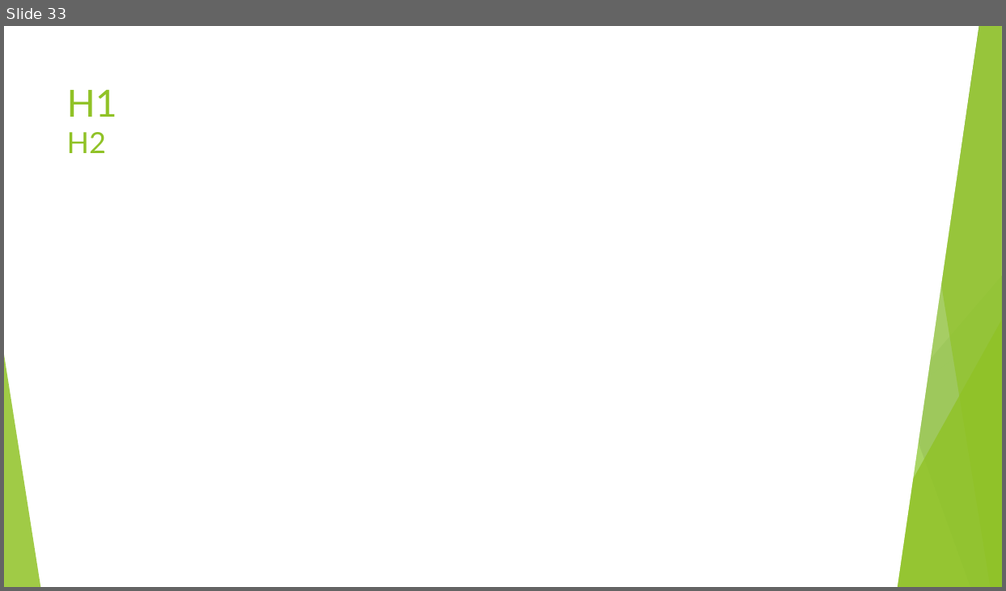
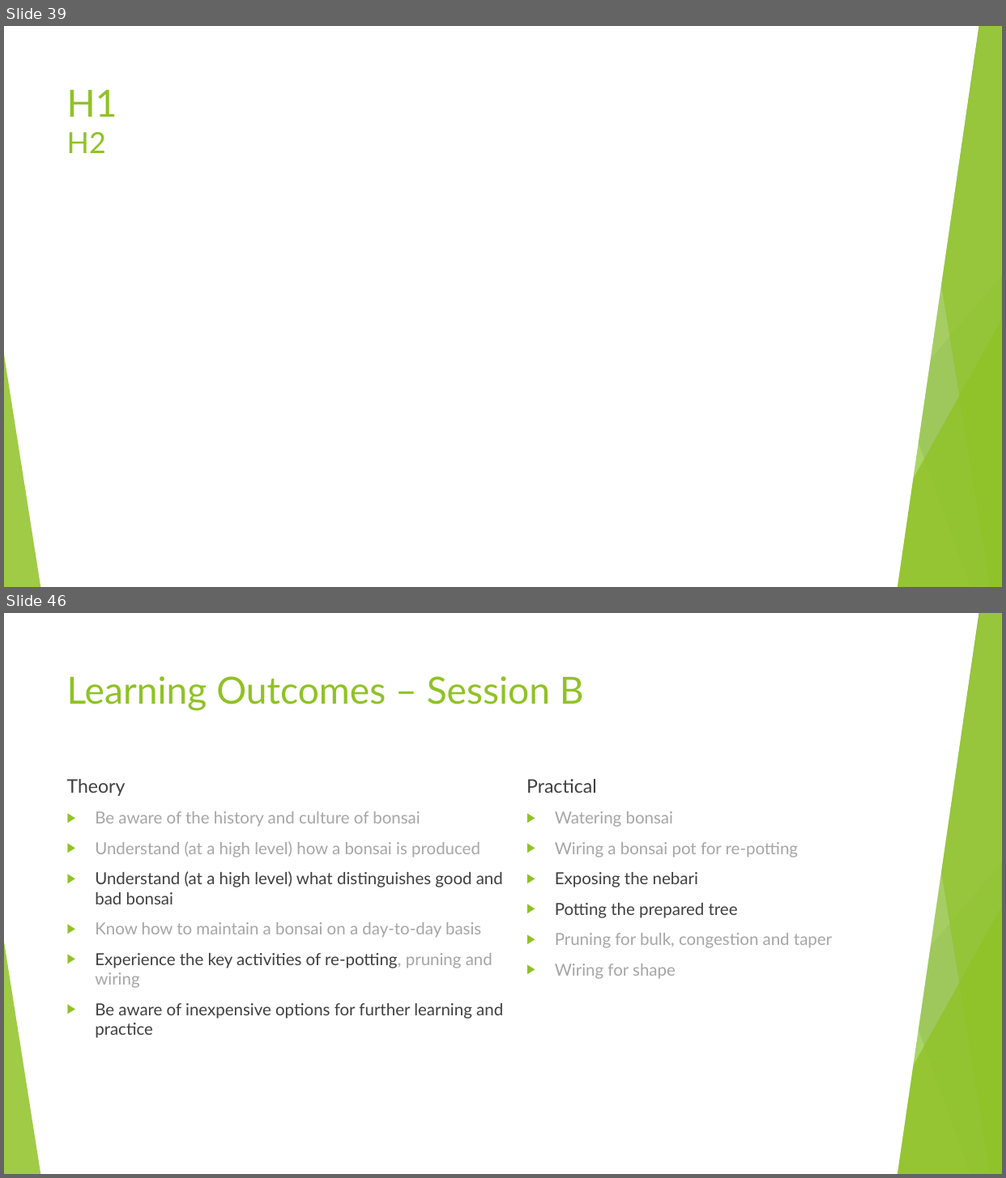
Before and after one commit to AlexLabram/Bonsai, a slide deck: Courseware/Bonsai On A Budget (running).pptx. Shown one above the other, each under a label of ours: slide 33 before the commit, slides 39 and 46 after it; the slides between them are not shown. The pictures are 1006x591 and 1006x1178 pixels, drawn with LibreOffice and Linux fonts; fonts in the diff are those of the drawing. Boxes give left, top, right and bottom in pixels: in the first picture for what was removed or moved away, otherwise in the second. Text is boxed around its words. In the diff, an @@ line names an element or a change of style, - is before the commit and + after.

```diff
--- a/Courseware/Bonsai On A Budget (running).pptx
+++ b/Courseware/Bonsai On A Budget (running).pptx
@@ slide 46 added at (4, 613, 1002, 1174), background #FFFFFF; not listed: 10 template elements that a slide beside it also shows @@
@@ parallelogram added at (563, 613, 978, 1174), fill #FFFFFF, outline #FFFFFF 1.5 pt @@
@@ title added at (67, 676, 584, 711), 36 pt, text #90C226 @@
+Learning Outcomes – Session B
@@ text added at (67, 779, 503, 1038), 16 pt, text #404040 @@
+Theory
+▶ Be aware of the history and culture of bonsai
+▶ Understand (at a high level) how a bonsai is produced
+▶ Understand (at a high level) what distinguishes good and bad bonsai
+▶ Know how to maintain a bonsai on a day-to-day basis
+▶ Experience the key activities of re-potting, pruning and wiring
+▶ Be aware of inexpensive options for further learning and practice
@@ text added at (526, 779, 832, 979), 16 pt, text #A6A6A6 @@
+Practical
+▶ Watering bonsai
+▶ Wiring a bonsai pot for re-potting
+▶ Exposing the nebari
+▶ Potting the prepared tree
+▶ Pruning for bulk, congestion and taper
+▶ Wiring for shape
@@ what was slide 33 is now slide 39 @@
```
Also in this commit, not shown: 2 slides changed, 11 other slides added.
